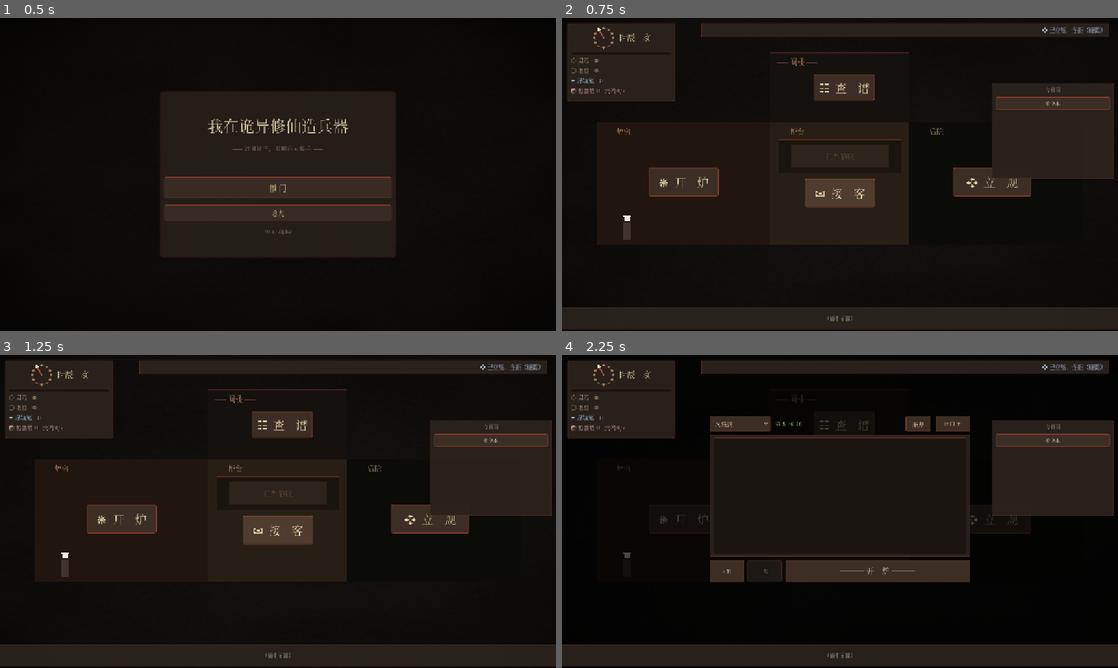
Above: before the commit, frames 1-4 (two rows, left to right).
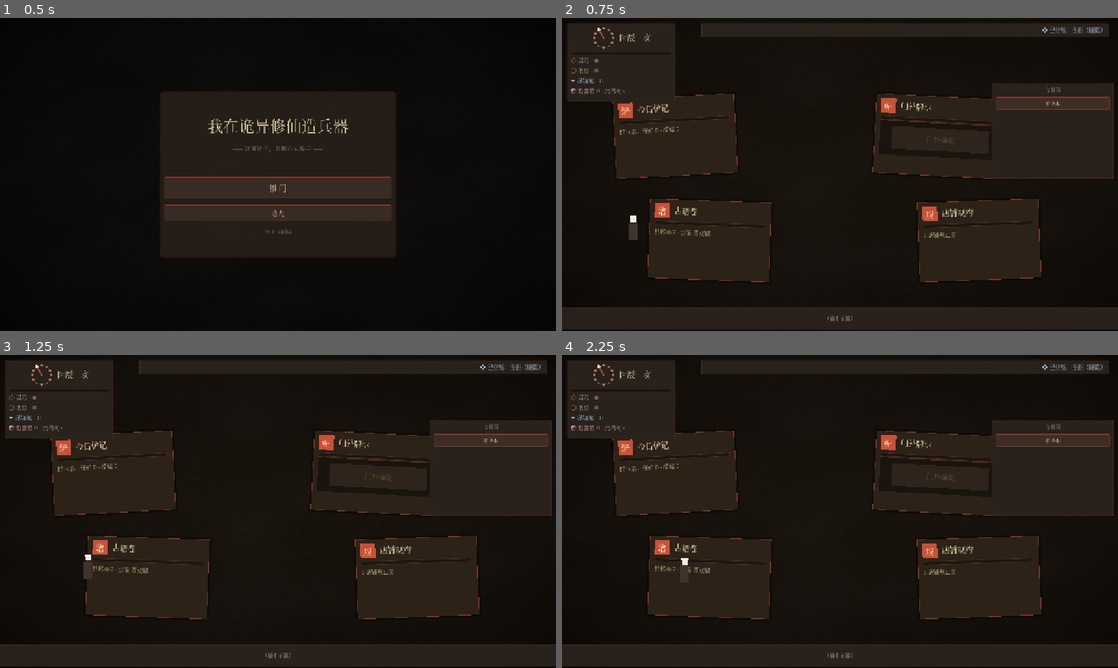
Above: after the commit, the same moments.

Repository: guliqianxun/XiuXianLegend
Game: Godot game, scene res://scenes/main_menu.tscn
The game is run twice, just before and just after one commit, with the same random seed, the same clock (stepped at 60 frames per second) and the same inputs.
Inputs (mouse positions are in pixels of both pictures, inside the frame that each line leads up to):
- Up to frame 1 (0.5 s): no input
- Up to frame 2 (0.75 s): click "推门" at 0.5 s
- Up to frame 3 (1.25 s): no input
- Up to frame 4 (2.25 s): click (684, 517) at 1.25 s, where only the run before the commit has a clickable "❋ 开 炉"; click (840, 530) at 2 s, where only the run before the commit has a clickable "✉ 接 客"

Frame 1 is identical in both runs. In frame 2, 18% of the frame differs, in the area x 9-87%, y 10-85%; in frame 3, 18%; in frame 4, 18%.

Commit message:
feat(ui): shop.tscn 桌面卷宗风重做 — 4 area 换 4 ScrollCard
shop.tscn:
- 删除 4 个 ColorRect area + 4 个 OpenXxxButton
- 4 张 ScrollCard 实例化（炉/帖/谱/规 ±3° 错落）
- DoorVisual 移挂 ScrollCardCounter
- OldIron 移到 (640, 540) 中央偏下
- bg_mat base_color 暖化 + vignette 加深

shop_screen.gd:
- @onready refs button → card
- pressed.connect → opened.connect
- 加 _refresh_card_forge/codex/rules 实时近况
- 移除已废弃的 _refresh_counter_button

Co-Authored-By: Claude Opus 4.7 (1M context) <noreply@anthropic.com>

Diff:
--- a/godot/scenes/shop.tscn
+++ b/godot/scenes/shop.tscn
@@ -17,12 +17,13 @@
 [ext_resource type="Script" path="res://scripts/ui/shichen_dial.gd" id="15"]
 [ext_resource type="PackedScene" path="res://scenes/ui/pause_menu.tscn" id="16"]
 [ext_resource type="PackedScene" path="res://scenes/ui/door_visual.tscn" id="17"]
+[ext_resource type="PackedScene" path="res://scenes/ui/scroll_card.tscn" id="18"]
 
 [sub_resource type="ShaderMaterial" id="bg_mat"]
 shader = ExtResource("14")
-shader_parameter/base_color = Color(0.055, 0.045, 0.038, 1.0)
+shader_parameter/base_color = Color(0.082, 0.060, 0.038, 1.0)
 shader_parameter/noise_strength = 0.06
-shader_parameter/vignette_strength = 0.45
+shader_parameter/vignette_strength = 0.55
 shader_parameter/grain_scale = 180.0
 
 [node name="Shop" type="Node2D"]
@@ -34,144 +35,40 @@
 offset_top = 0.0
 offset_right = 1280.0
 offset_bottom = 720.0
-color = Color(0.055, 0.045, 0.038, 1)
+color = Color(0.082, 0.060, 0.038, 1)
 
-[node name="AreaFurnace" type="ColorRect" parent="."]
-offset_left = 80.0
-offset_top = 240.0
-offset_right = 480.0
-offset_bottom = 520.0
-color = Color(0.130, 0.082, 0.062, 1)
+[node name="ScrollCardForge" parent="." instance=ExtResource("18")]
+position = Vector2(120, 180)
+seal_char = "炉"
+card_title = "今日炉记"
+z_rotation_degrees = -3.0
 
-[node name="AreaFurnaceBorder" type="ColorRect" parent="AreaFurnace"]
-offset_left = 0.0
-offset_top = 0.0
-offset_right = 400.0
-offset_bottom = 1.0
-color = Color(0.545, 0.227, 0.165, 0.4)
-mouse_filter = 2
+[node name="ScrollCardCounter" parent="." instance=ExtResource("18")]
+position = Vector2(720, 180)
+seal_char = "帖"
+card_title = "门外牌示"
+z_rotation_degrees = 3.0
 
-[node name="OpenForgeButton" type="Button" parent="AreaFurnace"]
-offset_left = 120.0
-offset_top = 105.0
-offset_right = 280.0
-offset_bottom = 170.0
-text = "❋  开　炉"
-theme_override_font_sizes/font_size = 26
+[node name="DoorVisual" parent="ScrollCardCounter" instance=ExtResource("17")]
+offset_left = 12.0
+offset_top = 60.0
+offset_right = 268.0
+offset_bottom = 140.0
 
-[node name="LabelFurnace" type="Label" parent="AreaFurnace"]
-offset_left = 14.0
-offset_top = 8.0
-offset_right = 200.0
-offset_bottom = 36.0
-text = "—— 炉房 ——"
-theme_override_font_sizes/font_size = 16
-theme_override_colors/font_color = Color(0.785, 0.580, 0.420, 1)
+[node name="ScrollCardCodex" parent="." instance=ExtResource("18")]
+position = Vector2(200, 420)
+seal_char = "谱"
+card_title = "古谱卷"
+z_rotation_degrees = 2.0
 
-[node name="AreaCounter" type="ColorRect" parent="."]
-offset_left = 480.0
-offset_top = 240.0
-offset_right = 800.0
-offset_bottom = 520.0
-color = Color(0.155, 0.122, 0.082, 1)
-
-[node name="AreaCounterBorder" type="ColorRect" parent="AreaCounter"]
-offset_left = 0.0
-offset_top = 0.0
-offset_right = 320.0
-offset_bottom = 1.0
-color = Color(0.545, 0.227, 0.165, 0.4)
-mouse_filter = 2
-
-[node name="DoorVisual" parent="AreaCounter" instance=ExtResource("17")]
-offset_left = 20.0
-offset_top = 38.0
-offset_right = 300.0
-offset_bottom = 118.0
-
-[node name="OpenCounterButton" type="Button" parent="AreaCounter"]
-offset_left = 80.0
-offset_top = 130.0
-offset_right = 240.0
-offset_bottom = 195.0
-text = "✉  接　客"
-theme_override_font_sizes/font_size = 26
-
-[node name="LabelCounter" type="Label" parent="AreaCounter"]
-offset_left = 14.0
-offset_top = 8.0
-offset_right = 200.0
-offset_bottom = 36.0
-text = "—— 柜台 ——"
-theme_override_font_sizes/font_size = 16
-theme_override_colors/font_color = Color(0.785, 0.580, 0.420, 1)
-
-[node name="AreaLoft" type="ColorRect" parent="."]
-offset_left = 480.0
-offset_top = 80.0
-offset_right = 800.0
-offset_bottom = 240.0
-color = Color(0.082, 0.067, 0.055, 1)
-
-[node name="AreaLoftBorder" type="ColorRect" parent="AreaLoft"]
-offset_left = 0.0
-offset_top = 0.0
-offset_right = 320.0
-offset_bottom = 1.0
-color = Color(0.545, 0.227, 0.165, 0.35)
-mouse_filter = 2
-
-[node name="OpenCodexButton" type="Button" parent="AreaLoft"]
-offset_left = 100.0
-offset_top = 50.0
-offset_right = 220.0
-offset_bottom = 110.0
-text = "☷  查　谱"
-theme_override_font_sizes/font_size = 26
-
-[node name="LabelLoft" type="Label" parent="AreaLoft"]
-offset_left = 14.0
-offset_top = 8.0
-offset_right = 200.0
-offset_bottom = 36.0
-text = "—— 阁楼 ——"
-theme_override_font_sizes/font_size = 16
-theme_override_colors/font_color = Color(0.685, 0.520, 0.395, 1)
-
-[node name="AreaYard" type="ColorRect" parent="."]
-offset_left = 800.0
-offset_top = 240.0
-offset_right = 1200.0
-offset_bottom = 520.0
-color = Color(0.045, 0.042, 0.030, 1)
-
-[node name="AreaYardBorder" type="ColorRect" parent="AreaYard"]
-offset_left = 0.0
-offset_top = 0.0
-offset_right = 400.0
-offset_bottom = 1.0
-color = Color(0.545, 0.227, 0.165, 0.35)
-mouse_filter = 2
-
-[node name="LabelYard" type="Label" parent="AreaYard"]
-offset_left = 14.0
-offset_top = 8.0
-offset_right = 200.0
-offset_bottom = 36.0
-text = "—— 后院 ——"
-theme_override_font_sizes/font_size = 16
-theme_override_colors/font_color = Color(0.585, 0.520, 0.385, 1)
-
-[node name="OpenRulesButton" type="Button" parent="AreaYard"]
-offset_left = 100.0
-offset_top = 105.0
-offset_right = 280.0
-offset_bottom = 170.0
-text = "❖  立　规"
-theme_override_font_sizes/font_size = 26
+[node name="ScrollCardRules" parent="." instance=ExtResource("18")]
+position = Vector2(820, 420)
+seal_char = "规"
+card_title = "店铺规约"
+z_rotation_degrees = -2.0
 
 [node name="OldIron" parent="." instance=ExtResource("2")]
-position = Vector2(150, 490)
+position = Vector2(640, 540)
 
 [node name="HUD" type="CanvasLayer" parent="."]
 
--- a/godot/scripts/ui/shop_screen.gd
+++ b/godot/scripts/ui/shop_screen.gd
@@ -18,12 +18,12 @@
 @onready var _hud_brush: Label = $HUD/HudFrame/VBox/BrushLabel
 @onready var _hud_codex: Label = $HUD/HudFrame/VBox/CodexLabel
 @onready var _hud_rules: Label = $HUD/RulesFrame/RulesLabel
-@onready var _open_forge_btn: Button = $AreaFurnace/OpenForgeButton
+@onready var _card_forge: ScrollCard = $ScrollCardForge
 @onready var _forge_screen: ForgeScreen = $ForgeScreen
-@onready var _open_codex_btn: Button = $AreaLoft/OpenCodexButton
+@onready var _card_codex: ScrollCard = $ScrollCardCodex
 @onready var _codex_screen: CodexScreen = $CodexScreen
-@onready var _open_counter_btn: Button = $AreaCounter/OpenCounterButton
-@onready var _door_visual: DoorVisual = $AreaCounter/DoorVisual
+@onready var _card_counter: ScrollCard = $ScrollCardCounter
+@onready var _door_visual: DoorVisual = $ScrollCardCounter/DoorVisual
 @onready var _customer_panel: CustomerArrivalPanel = $CustomerArrivalPanel
 @onready var _lend_dialog: LendDialog = $LendDialog
 @onready var _return_notice: ReturnNotice = $ReturnNotice
@@ -32,7 +32,7 @@
 @onready var _narrative_overlay: NarrativeOverlay = $NarrativeOverlay
 @onready var _event_log_panel: EventLogPanel = $EventLogPanel
 @onready var _event_log_screen: EventLogScreen = $EventLogScreen
-@onready var _open_rules_btn: Button = $AreaYard/OpenRulesButton
+@onready var _card_rules: ScrollCard = $ScrollCardRules
 
 
 func _ready() -> void:
@@ -70,10 +70,10 @@
 	EventBus.weird_codex_recorded.connect(func(_f: StringName, _t: int) -> void: _refresh_hud())
 	EventBus.shop_rule_changed.connect(func(_i: int) -> void: _refresh_hud())
 	# 4 区域按钮
-	_open_forge_btn.pressed.connect(_on_open_forge)
-	_open_codex_btn.pressed.connect(_on_open_codex)
-	_open_counter_btn.pressed.connect(_on_open_counter)
-	_open_rules_btn.pressed.connect(_on_open_rules)
+	_card_forge.opened.connect(_on_open_forge)
+	_card_codex.opened.connect(_on_open_codex)
+	_card_counter.opened.connect(_on_open_counter)
+	_card_rules.opened.connect(_on_open_rules)
 	# Customer 流程
 	_customer_panel.lend_pressed.connect(_on_customer_lend)
 	_customer_panel.refuse_pressed.connect(_on_customer_refuse)
@@ -84,25 +84,59 @@
 	# 启动后弹出小本（如果有未读条目）
 	if not GameState.offline_diary_pending.is_empty():
 		_diary_screen.open(GameState.offline_diary_pending.duplicate())
-	# 柜台按钮联动 pending 状态
-	EventBus.customer_arrived.connect(func(_a: Variant = null, _b: Variant = null) -> void: _refresh_counter_button())
-	EventBus.equipment_returned.connect(func(_c: StringName, _g: Variant, _o: StringName) -> void: _refresh_counter_button())
-	EventBus.customer_left.connect(func(_c: StringName, _r: bool) -> void: _refresh_counter_button())
-	_refresh_counter_button()
+	# 卷宗近况实时刷新
+	EventBus.forge_finished.connect(func(_g: Variant, _q: bool, _b: bool) -> void: _refresh_card_forge())
+	EventBus.resonance_activated.connect(func(_g: StringName, _p: StringName) -> void: _refresh_card_codex())
+	EventBus.codex_changed.connect(func(_g: StringName) -> void: _refresh_card_codex())
+	EventBus.shop_rule_changed.connect(func(_i: int) -> void: _refresh_card_rules())
+	_refresh_card_forge()
+	_refresh_card_codex()
+	_refresh_card_rules()
 	_refresh_hud()
 
 
 const COUNTER_FAIL_THROTTLE_SEC := 1.5
+const RECENT_FORGE_LOOKBACK := 10
 var _last_counter_fail_unix: float = -10.0
-
-
-func _refresh_counter_button() -> void:
-	if EncounterState.pending_request != null:
-		_open_counter_btn.text = "✉  等回应中…"
-		_open_counter_btn.disabled = true
-	else:
-		_open_counter_btn.text = "✉  接　客"
-		_open_counter_btn.disabled = false
+const _GUPU_IDS: Array[StringName] = [&"qing_long", &"xuan_wu", &"zhu_que", &"bai_hu", &"zi_wei", &"xue_yao", &"can_xiu"]
+
+
+func _refresh_card_forge() -> void:
+	var entries: Array = EventLog.entries
+	var open_n: int = 0
+	var bk_n: int = 0
+	var seen: int = 0
+	for i in range(entries.size() - 1, -1, -1):
+		var e: Dictionary = entries[i]
+		var k: String = String(e.get("kind", ""))
+		if not k.begins_with("forge_"):
+			continue
+		seen += 1
+		if k == "forge_done":
+			open_n += 1
+		elif k == "forge_backlash":
+			bk_n += 1
+		if seen >= RECENT_FORGE_LOOKBACK:
+			break
+	_card_forge.set_status("近 %d 条：开炉 %d · 反噬 %d" % [seen, open_n, bk_n])
+
+
+func _refresh_card_codex() -> void:
+	var resonant: int = 0
+	for gid in _GUPU_IDS:
+		if GameState.has_resonance(gid):
+			resonant += 1
+	var current: StringName = CodexState.current_gupu_id if CodexState.current_gupu_id != &"" else &"qing_long"
+	var name: String = "—"
+	var g := DataRegistry.get_resource(&"gupu", current) as GuPuData
+	if g != null:
+		name = g.display_name
+	_card_codex.set_status("共鸣 %d/7 · 当前 %s" % [resonant, name])
+
+
+func _refresh_card_rules() -> void:
+	var n: int = ShopRules.enabled.size()
+	_card_rules.set_status("%d 条铺规已立" % n)
 
 
 func _run_offline_settlement() -> void:
@@ -238,7 +272,6 @@
 	EventLog.add_entry(&"lend", "借出 %s 给 %s（+%d 灵石）" %
 		[gear.display_full_name(), name, req.payment], &"good")
 	SaveSystem.save_now(true)
-	_refresh_counter_button()
 	# N4 v1 简化：到时立即 resolve（玩家不用真等）；N5 改为正常计时
 	_resolve_now(gear, req)
 
Not shown: 1 places in godot/scenes/shop.tscn that only renumber resources
